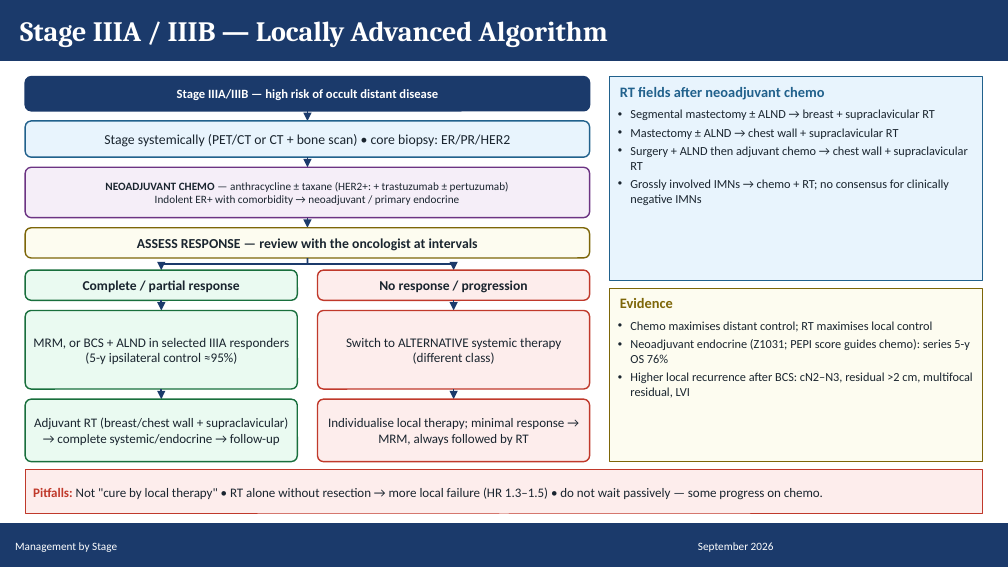
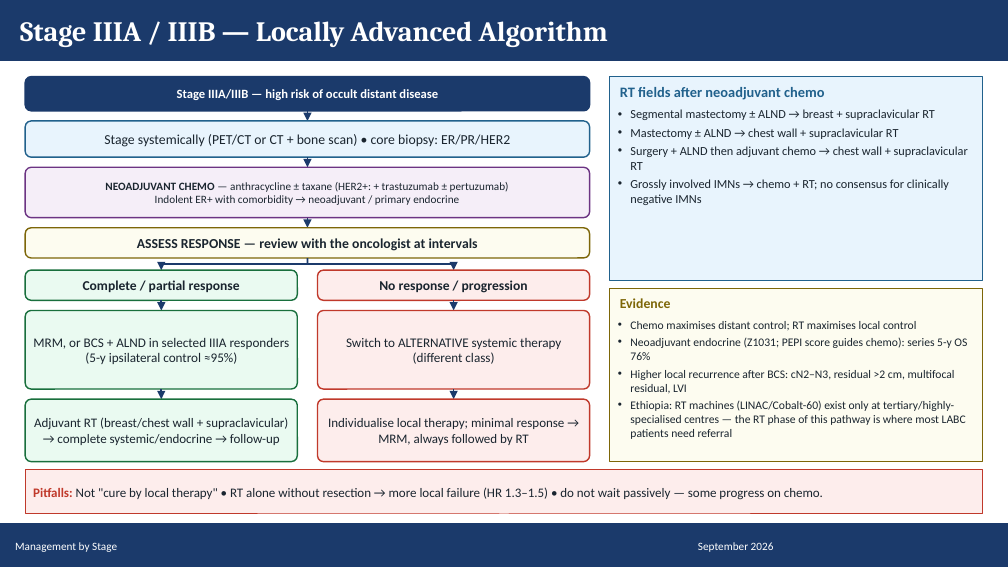
Before and after one commit to Muluamlak/Phone, a slide deck: slide 43 of BreastCancer_Management_Visual_65.pptx. Drawn at 1008x567 pixels with LibreOffice and Linux fonts; fonts in the diff are those of the drawing. Boxes give left, top, right and bottom in pixels: in the first picture for what was removed or moved away, otherwise in the second. Text is boxed around its words. In the diff, an @@ line names an element or a change of style, - is before the commit and + after.

```diff
--- a/BreastCancer_Management_Visual_65.pptx
+++ b/BreastCancer_Management_Visual_65.pptx
@@ text "Evidence" at (x1=620, y1=298, x2=671, y2=308): size 10.3 to 9.8 pt @@
@@ text at (x1=630, y1=321, x2=967, y2=394): size 8.8 to 8.3 pt in "Chemo maximises distant control; RT maximises local ...", "Neoadjuvant endocrine (Z1031; PEPI score guides chemo): ...", "Higher local recurrence after BCS: cN2–N3, residual ..." @@
@@ text at (x1=630, y1=401, x2=966, y2=439): paragraph added @@
+• Ethiopia: RT machines (LINAC/Cobalt-60) exist only at tertiary/highly-specialised centres — the RT phase of this pathway is where most LABC patients need referral
```
Also in this commit, not shown: 7 other slides changed.
